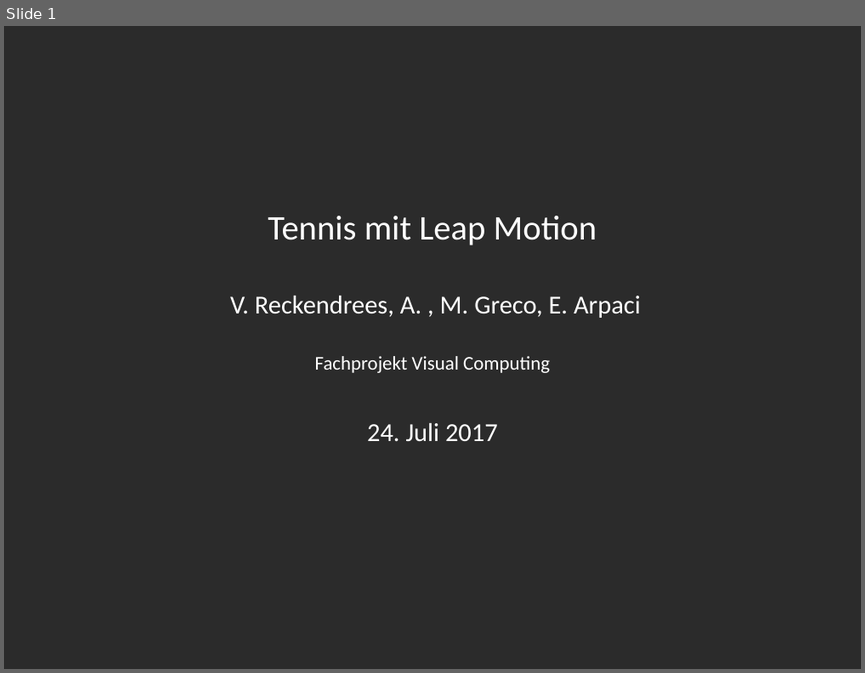
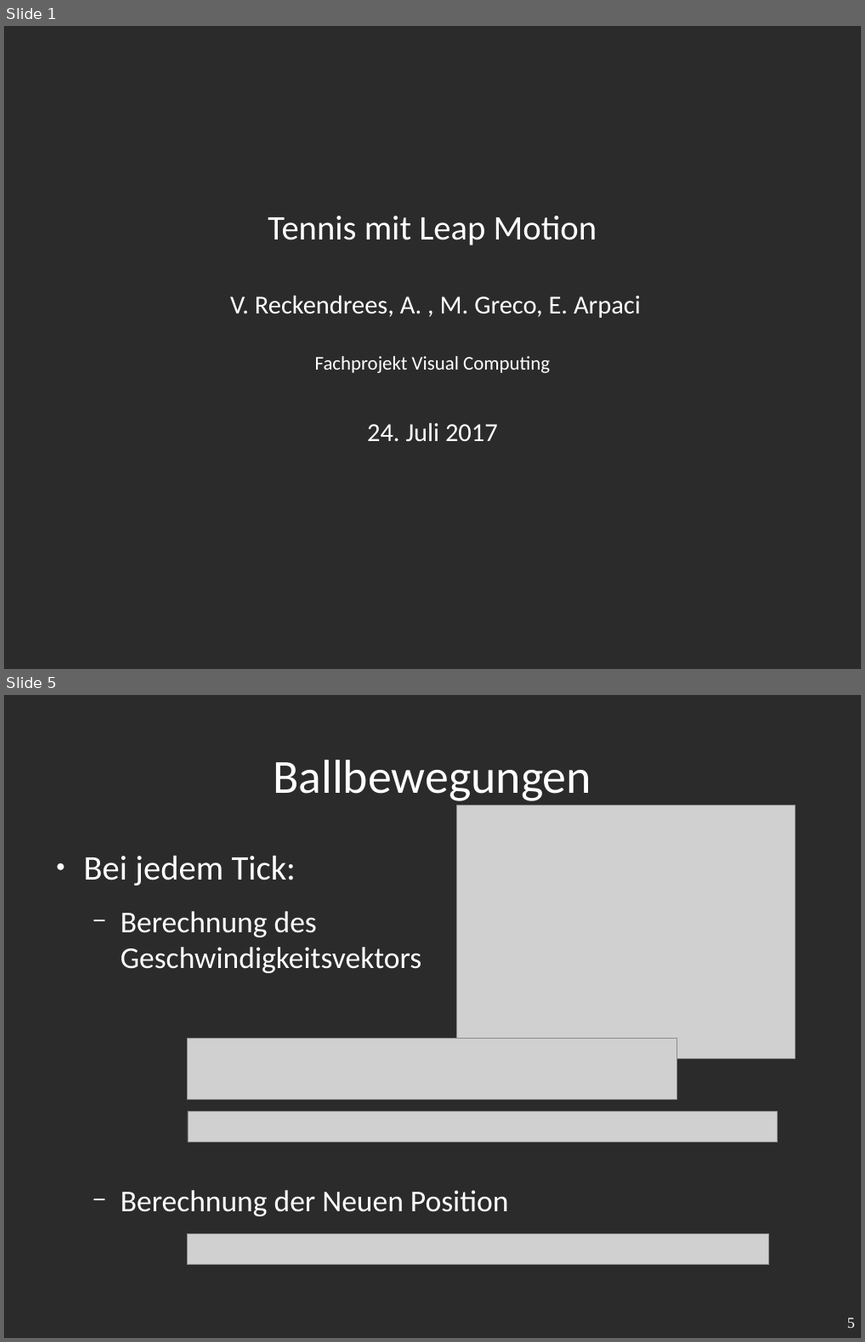
Before and after one commit to v1nc/Leap-Tennis-Ausarbeitung, a slide deck: Fachprojekt_Präsentation.odp. Shown one above the other, each under a label of ours: slide 1 before the commit, slides 1 and 5 after it; the slides between them are not shown. The pictures are 865x673 and 865x1342 pixels, drawn with LibreOffice and Linux fonts; fonts in the diff are those of the drawing; grey boxes stand for pictures; background and template pictures are left out; a plain dark background stands for a picture behind light text. Boxes give left, top, right and bottom in pixels: in the first picture for what was removed or moved away, otherwise in the second. Text is boxed around its words. In the diff, an @@ line names an element or a change of style, - is before the commit and + after.

Commit message:
presentation + images

```diff
--- a/Fachprojekt_Präsentation.odp
+++ b/Fachprojekt_Präsentation.odp
@@ slide 5 added at (x1=4, y1=695, x2=861, y2=1338), background picture (left out) @@
@@ title added at (x1=273, y1=760, x2=591, y2=801), 44 pt, text #FFFFFF @@
+Ballbewegungen
@@ picture added at (x1=457, y1=805, x2=795, y2=1059) @@
@@ text added at (x1=84, y1=855, x2=509, y2=1216), 28 pt, text #FFFFFF @@
+● Bei jedem Tick:
+  − Berechnung des
+    Geschwindigkeitsvektors
+  − Berechnung der Neuen Position
@@ picture added at (x1=188, y1=1038, x2=677, y2=1100) @@
@@ picture added at (x1=188, y1=1111, x2=778, y2=1141) @@
@@ picture added at (x1=188, y1=1234, x2=769, y2=1265) @@
@@ page number added at (x1=847, y1=1317, x2=855, y2=1327), 14 pt, text #FFFFFF @@
+5
```
Also in this commit, not shown: 2 slides changed, 8 other slides added, 3 other files.
